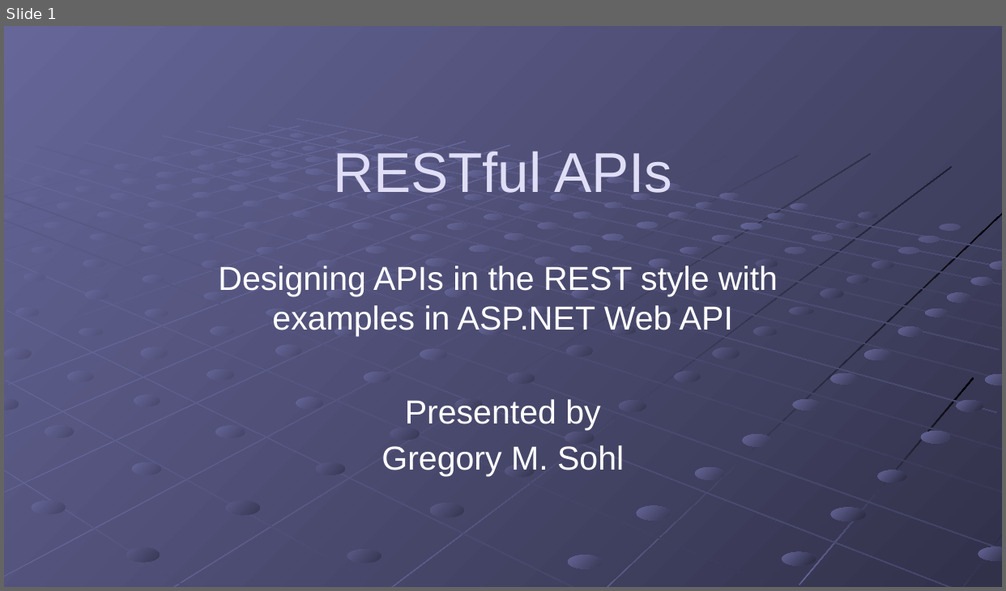
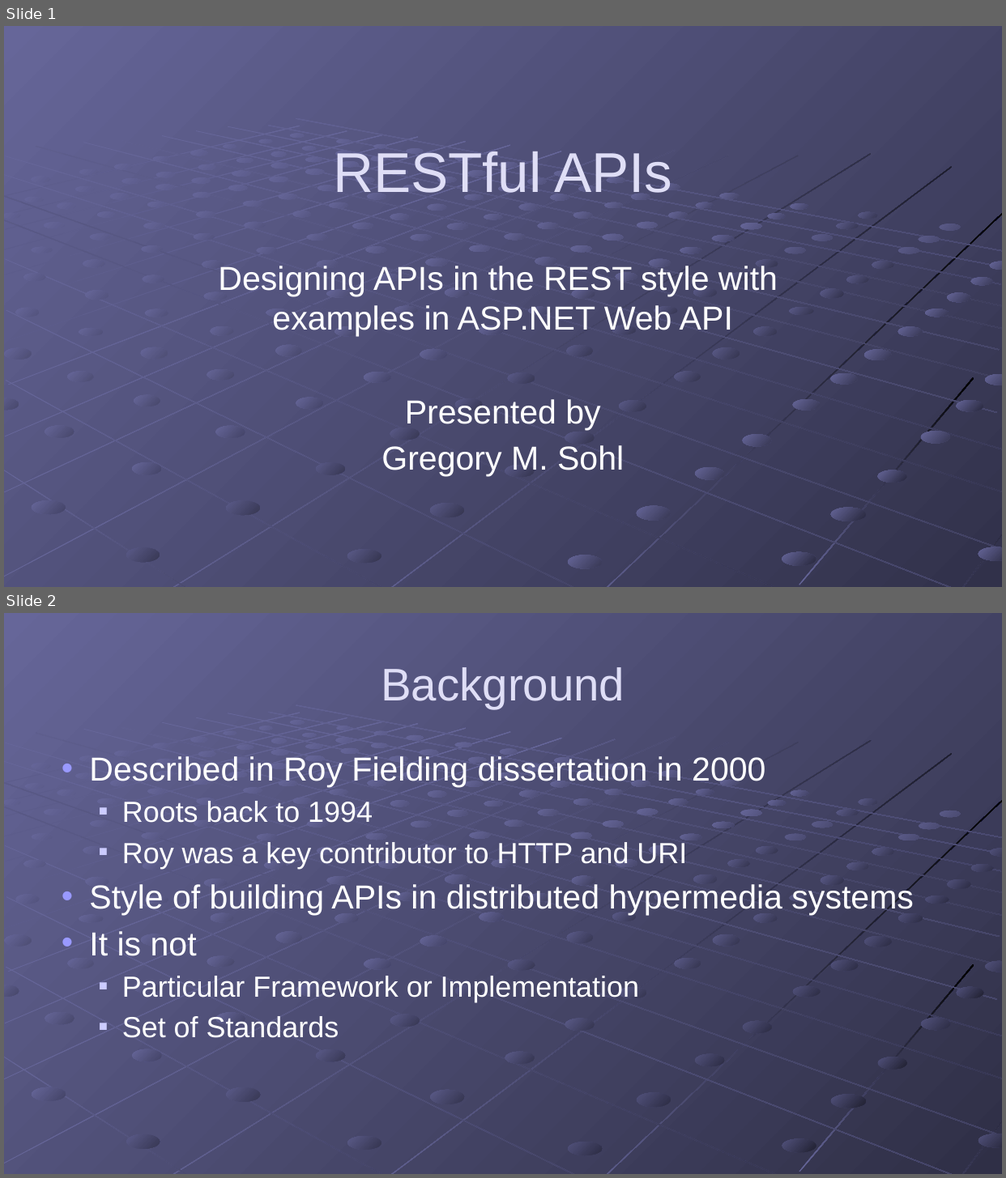
Before and after one commit to gregsohl/RESTFul_API_Presentation, a slide deck: Presentation/RESTful APIs.pptx. Shown one above the other, each under a label of ours: slide 1 before the commit, slides 1 and 2 after it. The pictures are 1006x591 and 1006x1178 pixels, drawn with LibreOffice and Linux fonts; fonts in the diff are those of the drawing. Boxes give left, top, right and bottom in pixels: in the first picture for what was removed or moved away, otherwise in the second. Text is boxed around its words. In the diff, an @@ line names an element or a change of style, - is before the commit and + after.

```diff
--- a/Presentation/RESTful APIs.pptx
+++ b/Presentation/RESTful APIs.pptx
@@ slide 2 added at (4,613,1002,1174), background gradient #666699 to #49496D; not listed: 92 template elements that a slide beside it also shows @@
@@ title added at (381,667,624,709), 44 pt, text #DFDEF6 @@
+Background
@@ text added at (89,756,914,1038), 28 pt, text #FFFFFF @@
+• Described in Roy Fielding dissertation in 2000
+  ■ Roots back to 1994
+  ■ Roy was a key contributor to HTTP and URI
+• Style of building APIs in distributed hypermedia systems
+• It is not
+  ■ Particular Framework or Implementation
+  ■ Set of Standards
@@ group added at (4,705,1002,1174): 104 ellipses, 19 rectangles @@
```
Also in this commit, not shown: 1 other slide added.
